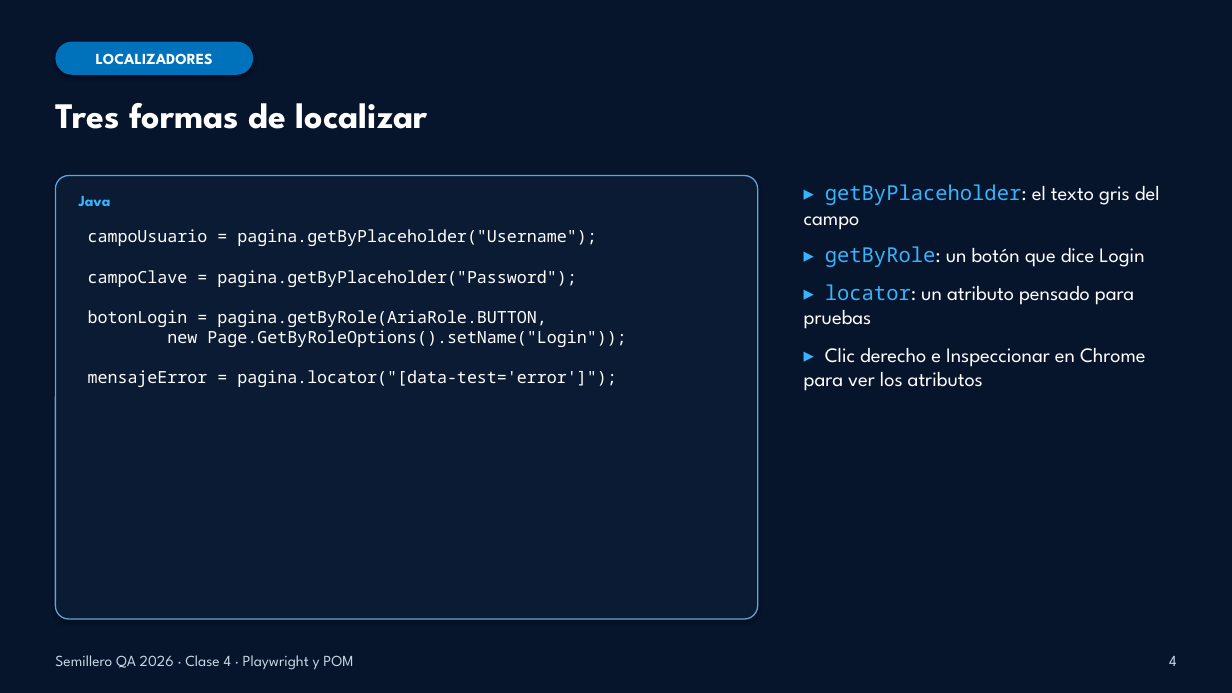
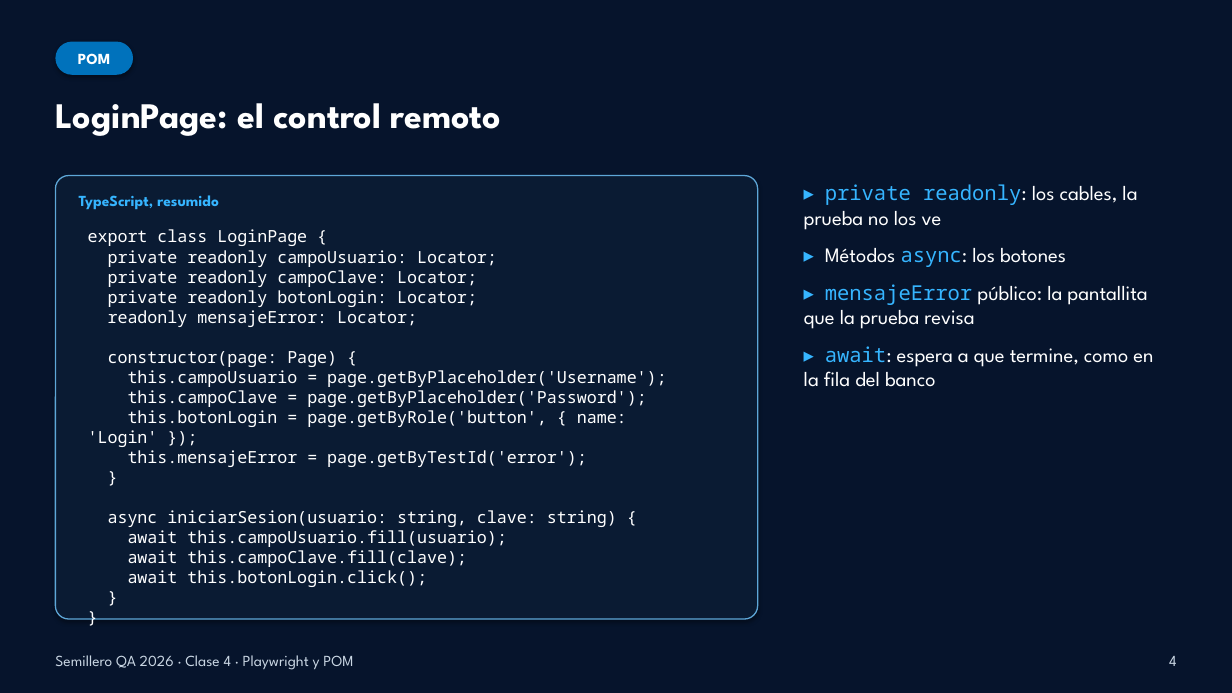
Before and after one commit to dzapbeta/semillero2026, a slide deck: slide 4 of material-de-apoyo/Clase4_Presentacion_Playwright_POM.pptx. Drawn at 1232x693 pixels with LibreOffice and Linux fonts; fonts in the diff are those of the drawing. Boxes give left, top, right and bottom in pixels: in the first picture for what was removed or moved away, otherwise in the second. Text is boxed around its words. In the diff, an @@ line names an element or a change of style, - is before the commit and + after.

```diff
--- a/material-de-apoyo/Clase4_Presentacion_Playwright_POM.pptx
+++ b/material-de-apoyo/Clase4_Presentacion_Playwright_POM.pptx
@@ rounded rectangle "POM": place and size @@
-rounded rectangle "POM" at box(55, 42, 253, 75)
+rounded rectangle "POM" at box(55, 42, 133, 75)
@@ text in rounded rectangle at box(78, 53, 110, 64): text changed @@
-LOCALIZADORES
+POM
@@ text at box(55, 103, 502, 136): text changed @@
-Tres formas de localizar
+LoginPage: el control remoto
@@ text at box(79, 195, 219, 209): text changed @@
-Java
+TypeScript, resumido
@@ text at box(804, 184, 1153, 387): text changed @@
-▸ getByPlaceholder: el texto gris del campo
-▸ getByRole: un botón que dice Login
-▸ locator: un atributo pensado para pruebas
-▸ Clic derecho e Inspeccionar en Chrome para ver los atributos
+▸ private readonly: los cables, la prueba no los ve
+▸ Métodos async: los botones
+▸ mensajeError público: la pantallita que la prueba revisa
+▸ await: espera a que termine, como en la fila del banco
@@ text at box(88, 229, 667, 587): text changed @@
-campoUsuario = pagina.getByPlaceholder("Username");
-campoClave = pagina.getByPlaceholder("Password");
-botonLogin = pagina.getByRole(AriaRole.BUTTON,
-new Page.GetByRoleOptions().setName("Login"));
-mensajeError = pagina.locator("[data-test='error']");
+export class LoginPage {
+private readonly campoUsuario: Locator;
+private readonly campoClave: Locator;
+private readonly botonLogin: Locator;
+readonly mensajeError: Locator;
+constructor(page: Page) {
+this.campoUsuario = page.getByPlaceholder('Username');
+this.campoClave = page.getByPlaceholder('Password');
+this.botonLogin = page.getByRole('button', { name: 'Login' });
+this.mensajeError = page.getByTestId('error');
+}
+async iniciarSesion(usuario: string, clave: string) {
+await this.campoUsuario.fill(usuario);
+await this.campoClave.fill(clave);
+await this.botonLogin.click();
+}
+}
```
Also in this commit, not shown: 7 other slides changed, 2 slides added, 2 slides removed, 19 other files.
